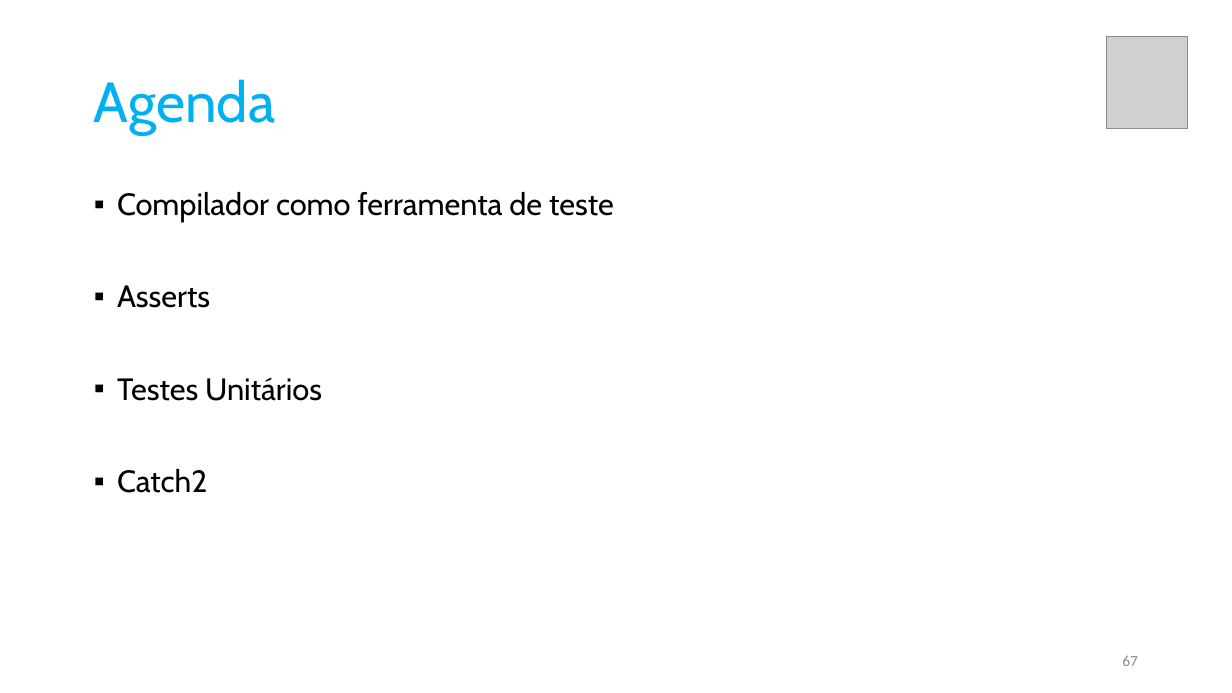
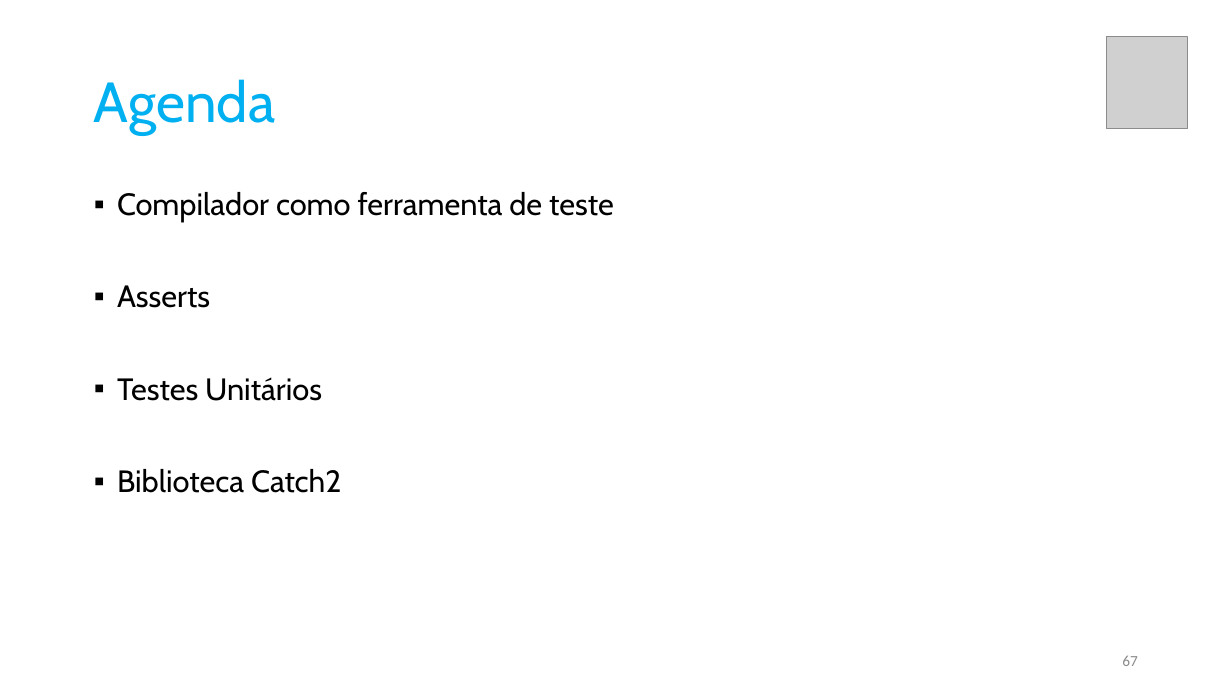
Before and after one commit to pfaco/ees_cpp, a slide deck: slide 67 of slides/C++.pptx. Drawn at 1232x693 pixels with LibreOffice and Linux fonts; fonts in the diff are those of the drawing; grey boxes stand for pictures. Boxes give left, top, right and bottom in pixels: in the first picture for what was removed or moved away, otherwise in the second. Text is boxed around its words. In the diff, an @@ line names an element or a change of style, - is before the commit and + after.

```diff
--- a/slides/C++.pptx
+++ b/slides/C++.pptx
@@ text at (117, 469, 342, 493): text changed @@
-▪ Catch2
+▪ Biblioteca Catch2
```
Also in this commit, not shown: 4 other slides changed, 14 slides added, 6 slides removed, 9 other files.
